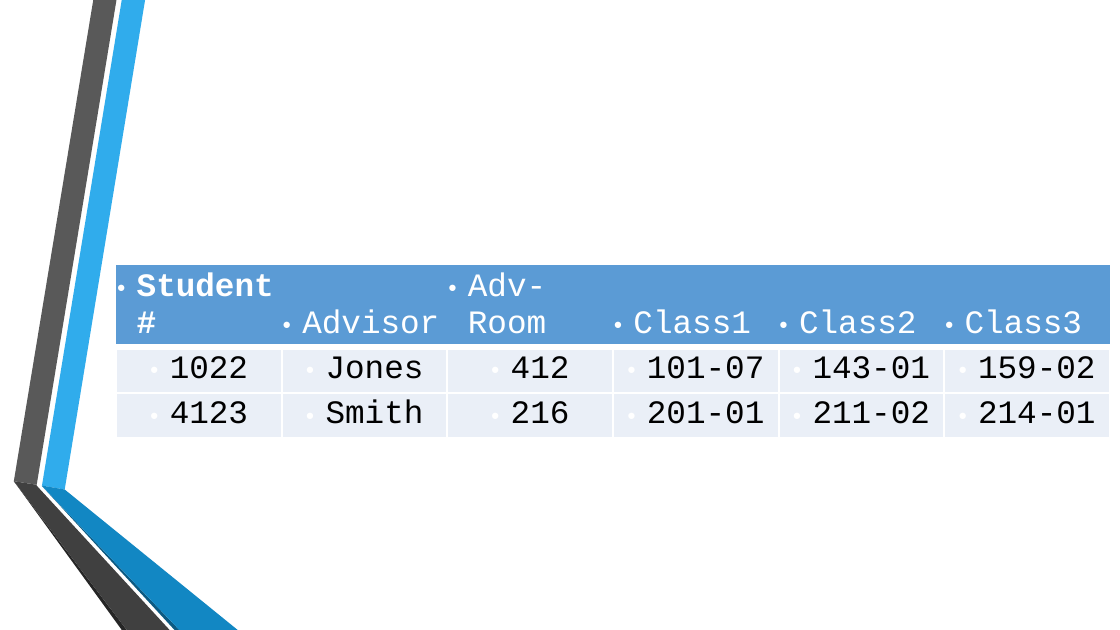
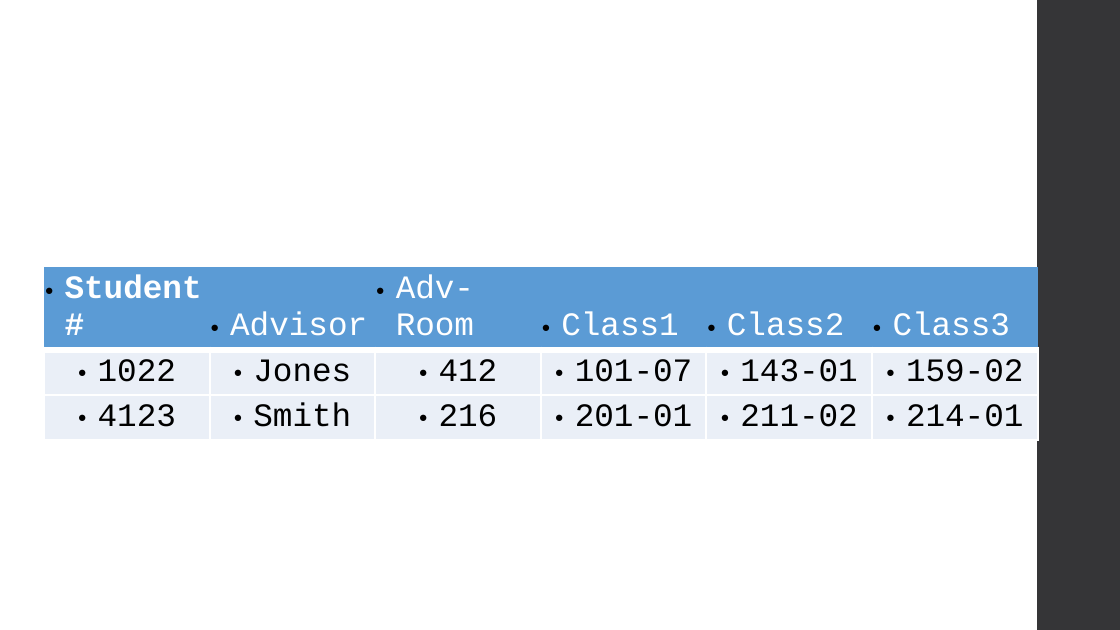
Before and after one commit to MGIS-UMN/GIS5577_week3, a slide deck: slide 32 of Database_Management.odp (slide 29 before the commit). Drawn at 1120x630 pixels with LibreOffice and Linux fonts; fonts in the diff are those of the drawing; background and template pictures are left out. Boxes give left, top, right and bottom in pixels: in the first picture for what was removed or moved away, otherwise in the second. Text is boxed around its words. In the diff, an @@ line names an element or a change of style, - is before the commit and + after.

```diff
--- a/Database_Management.odp
+++ b/Database_Management.odp
@@ freeform shape added at (1038,0,1120,630), fill #353537 @@
@@ table at (44,267,1037,431) @@
@@ bullet colour #FFFFFF to #000000 @@
@@ table: place and size @@
-table at (116,265,1109,428)
+table at (44,267,1037,431)
@@ group removed at (13,0,238,630): 6 freeform shapes @@
```
Also in this commit, not shown: 40 other slides changed, 5 slides added, 3 other files.
